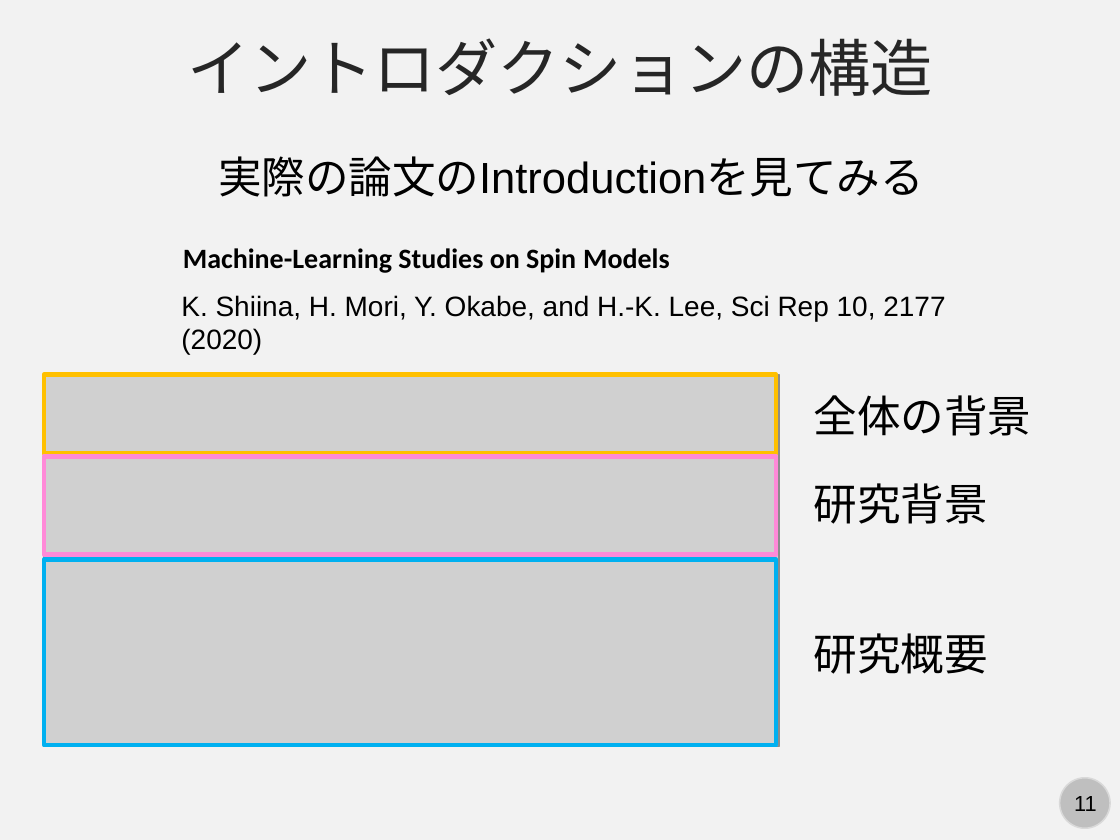
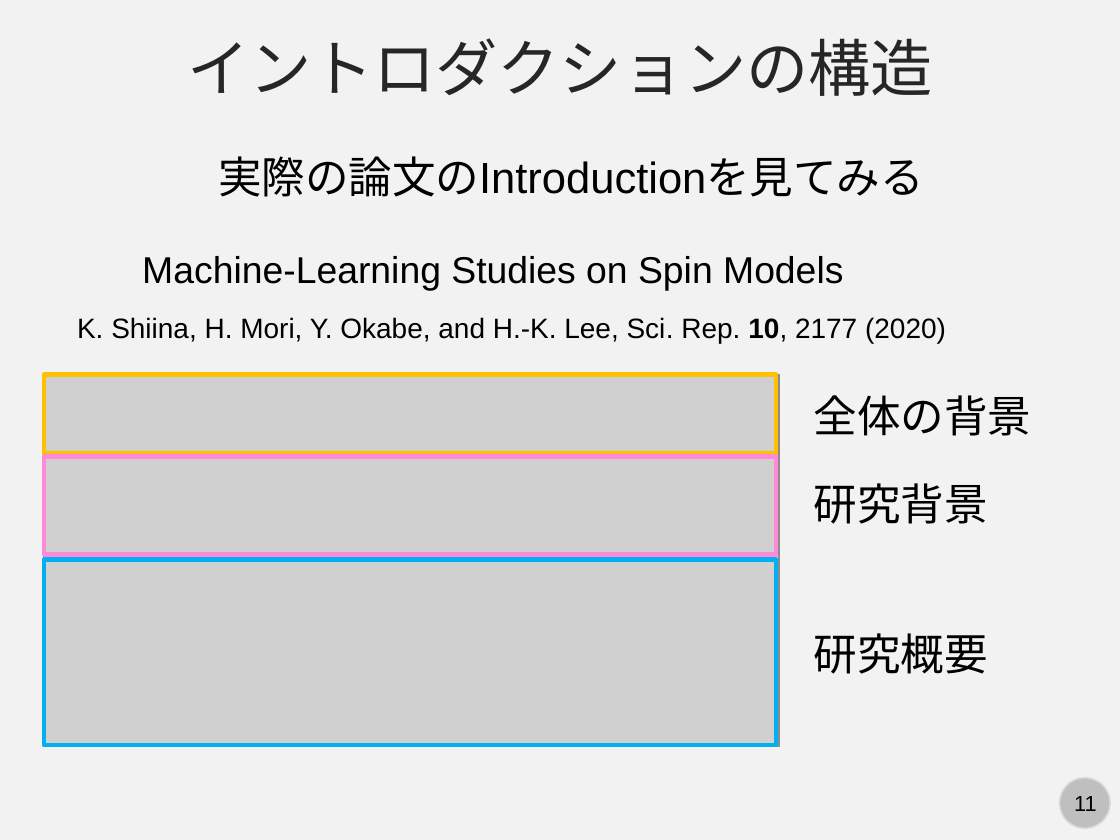
Before and after one commit to kaityo256/lab_startup, a slide deck: slide 11 of survey/fig/howtosurvey.pptx. Drawn at 1120x840 pixels with LibreOffice and Linux fonts; fonts in the diff are those of the drawing; grey boxes stand for pictures. Boxes give left, top, right and bottom in pixels: in the first picture for what was removed or moved away, otherwise in the second. Text is boxed around its words. In the diff, an @@ line names an element or a change of style, - is before the commit and + after.

Commit message:
updates slides

```diff
--- a/survey/fig/howtosurvey.pptx
+++ b/survey/fig/howtosurvey.pptx
@@ text "Machine-Learning Studies on Spin Models": place and size @@
-text "Machine-Learning Studies on Spin Models" at (183, 248, 670, 273)
+text "Machine-Learning Studies on Spin Models" at (142, 256, 843, 291)
@@ text "Machine-Learning Studies on Spin Models" at (142, 256, 843, 291): size 18 to 24 pt, font Calibri to Arial, bold off @@
@@ text at (77, 317, 946, 343): text changed @@
-K. Shiina, H. Mori, Y. Okabe, and H.-K. Lee, Sci Rep 10, 2177 (2020)
+K. Shiina, H. Mori, Y. Okabe, and H.-K. Lee, Sci. Rep. 10, 2177 (2020)
```
Also in this commit, not shown: 1 other slide changed, 4 other files.
